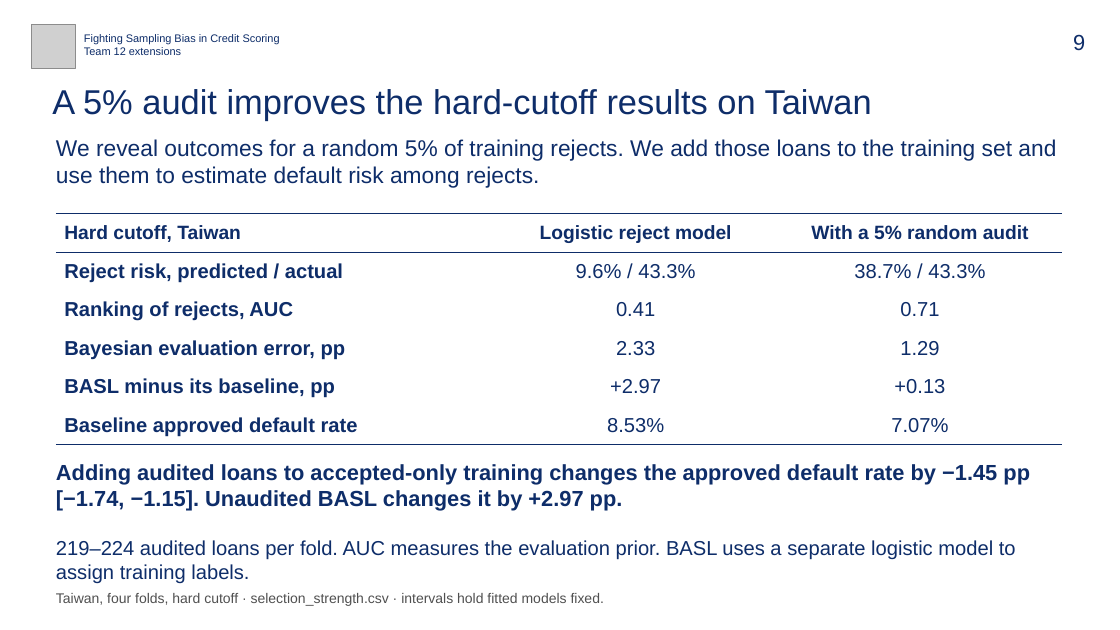
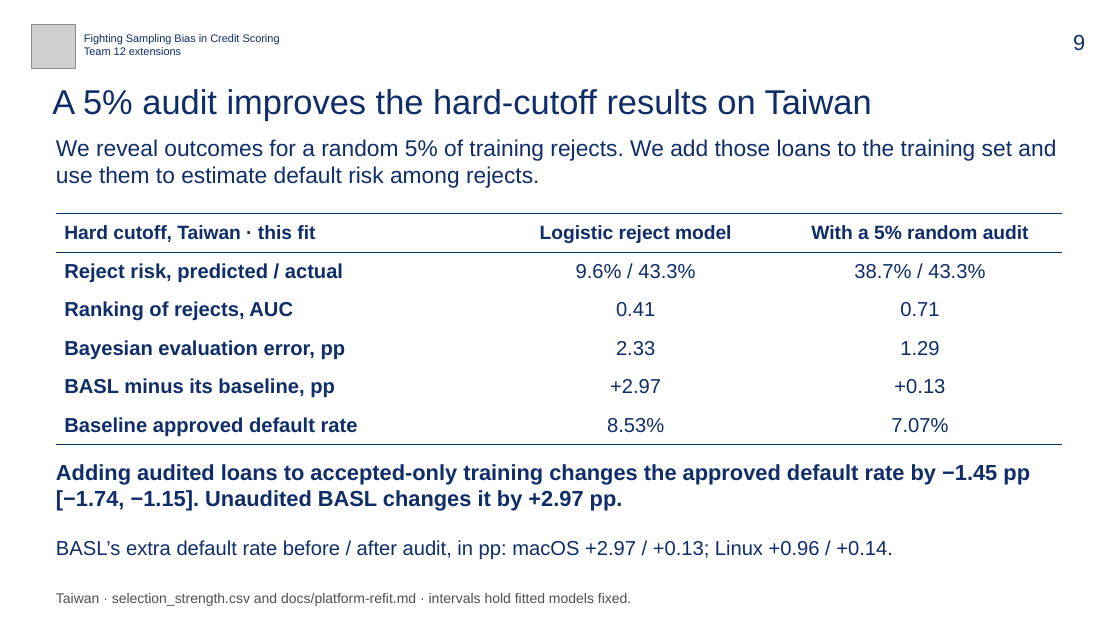
Before and after one commit to bigpurota/paper11, a slide deck: slide 9 of slides/paper11.pptx. Drawn at 1120x630 pixels with LibreOffice and Linux fonts; fonts in the diff are those of the drawing; grey boxes stand for pictures. Boxes give left, top, right and bottom in pixels: in the first picture for what was removed or moved away, otherwise in the second. Text is boxed around its words. In the diff, an @@ line names an element or a change of style, - is before the commit and + after.

Commit message:
Report which audit effects survive an independent Linux refit

```diff
--- a/slides/paper11.pptx
+++ b/slides/paper11.pptx
@@ table at box(56, 213, 1064, 444) @@
-row 1, column 1: Hard cutoff, Taiwan
+row 1, column 1: Hard cutoff, Taiwan · this fit
@@ text at box(56, 540, 893, 560): text changed @@
-219–224 audited loans per fold. AUC measures the evaluation prior. BASL uses a separate logistic model to assign training labels.
+BASL’s extra default rate before / after audit, in pp: macOS +2.97 / +0.13; Linux +0.96 / +0.14.
@@ text at box(56, 593, 631, 606): text changed @@
-Taiwan, four folds, hard cutoff · selection_strength.csv · intervals hold fitted models fixed.
+Taiwan · selection_strength.csv and docs/platform-refit.md · intervals hold fitted models fixed.
```
Also in this commit, not shown: 3 other slides changed, 21 other files.
